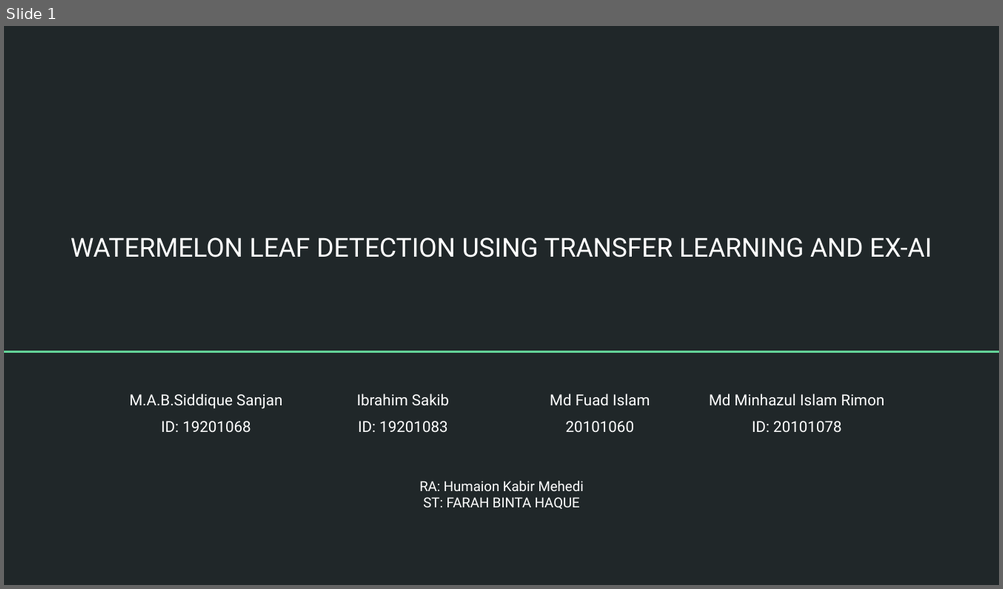
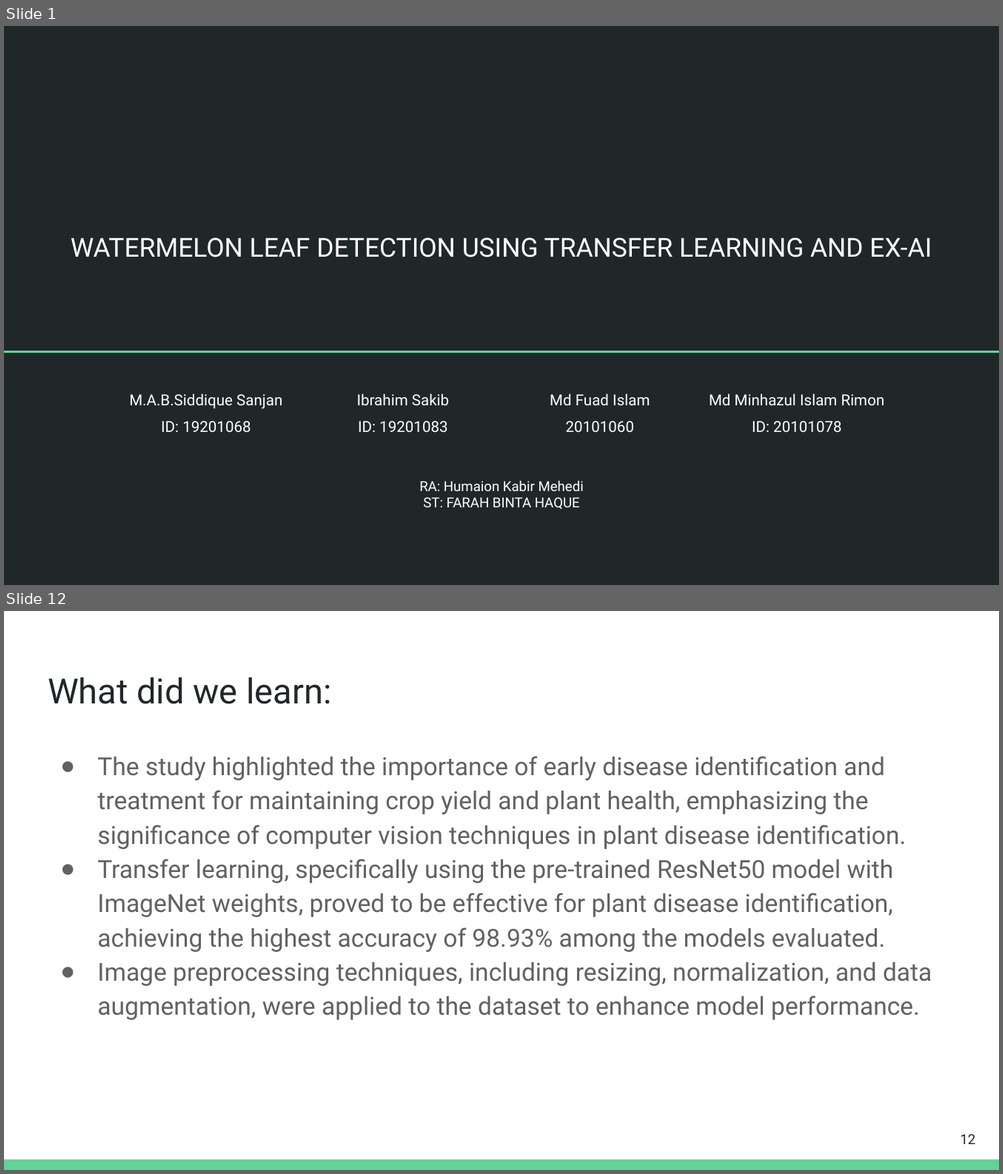
Before and after one commit to mdFuadIslam/cse438, a slide deck: Submission4/Slide.pptx. Shown one above the other, each under a label of ours: slide 1 before the commit, slides 1 and 12 after it; the slides between them are not shown. The pictures are 1003x589 and 1003x1174 pixels, drawn with LibreOffice and Linux fonts; fonts in the diff are those of the drawing. Boxes give left, top, right and bottom in pixels: in the first picture for what was removed or moved away, otherwise in the second. Text is boxed around its words. In the diff, an @@ line names an element or a change of style, - is before the commit and + after.

```diff
--- a/Submission4/Slide.pptx
+++ b/Submission4/Slide.pptx
@@ slide 12 added at box(4, 611, 999, 1170), background #FFFFFF @@
@@ title added at box(48, 677, 331, 704), 25.2 pt, text #202729 @@
+What did we learn:
@@ text added at box(97, 756, 931, 1020), 18 pt, text #616161 @@
+● The study highlighted the importance of early disease identification and treatment for maintaining crop yield and plant health, emphasizing the significance of computer vision techniques in plant disease identification.
+● Transfer learning, specifically using the pre-trained ResNet50 model with ImageNet weights, proved to be effective for plant disease identification, achieving the highest accuracy of 98.93% among the models evaluated.
+● Image preprocessing techniques, including resizing, normalization, and data augmentation, were applied to the dataset to enhance model performance.
@@ page number added at box(960, 1134, 976, 1145), 10 pt, text #202729 @@
+12
@@ rectangle added at box(4, 1160, 999, 1170), fill #63D297 @@
```
Also in this commit, not shown: 4 slides changed, 9 other slides added, 2 slides removed, 4 other files.
